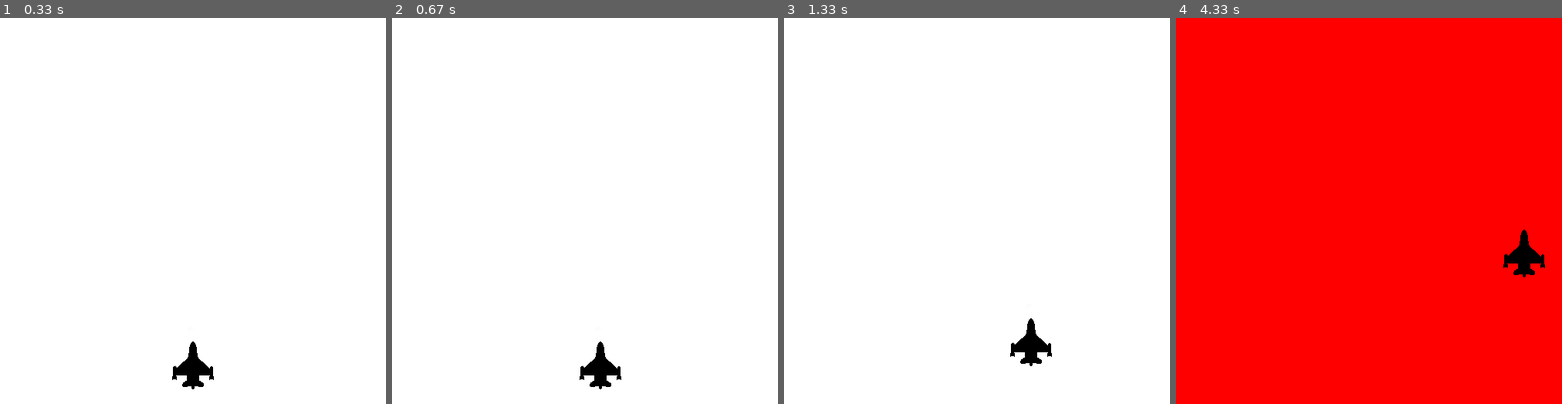
Above: before the commit, frames 1-4 (left to right).
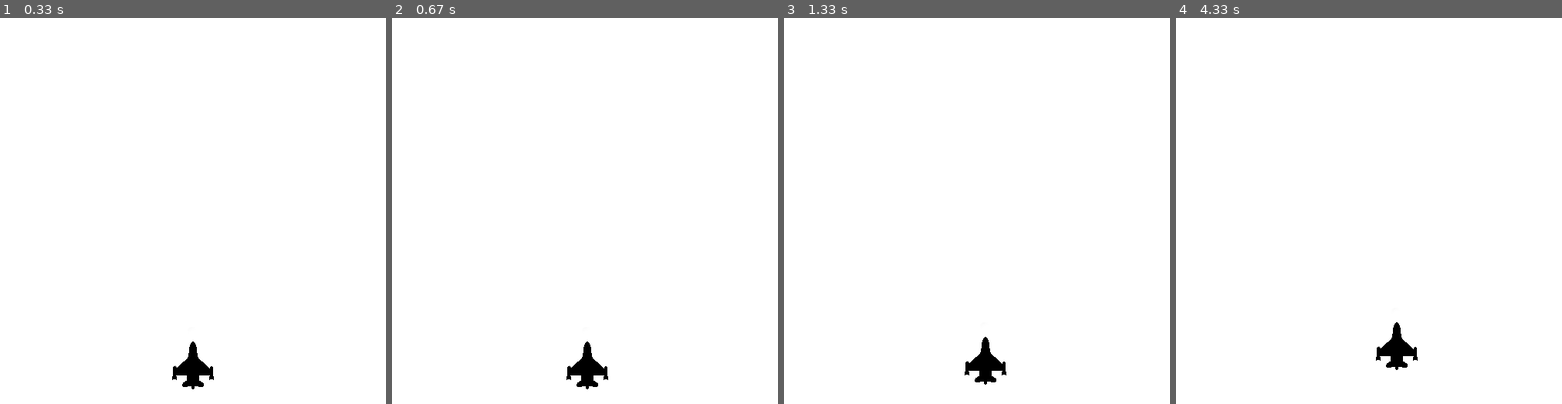
Above: after the commit, the same moments.

Repository: eunsu28/pygame_project
Game: pygame game, started from main.py
The game is run twice, just before and just after one commit, with the same random seed, the same clock (stepped at 60 frames per second) and the same inputs.
Inputs:
- Up to frame 1 (0.33 s): no input
- Up to frame 2 (0.67 s): hold D from 0.33 s (still down)
- Up to frame 3 (1.33 s): release D at 0.8 s; hold W 0.83-1.13 s; hold D from 1.17 s (still down)
- Up to frame 4 (4.33 s): release D at 1.63 s; hold A 1.67-2.2 s; hold S 2.23-2.53 s; hold A 2.57-2.97 s; hold W 3-3.37 s; hold D 3.4-4.03 s; hold S from 4.07 s (still down)

Frame 1 is identical in both runs. In frame 2, 0.7% of the frame differs, in the area x 45-60%, y 83-97%; in frame 3, 1.2%; in frame 4, 100%, in the area x 0-100%, y 0-100%.

Commit message:
looking good

Diff:
--- a/main.py
+++ b/main.py
@@ -27,28 +27,26 @@
             running == False
         if event.type == pygame.KEYDOWN:
             if event.key == pygame.K_a:
-                x -= 1
+                x -= 0.01
             elif event.key == pygame.K_d:
-                x += 1
+                x += 0.01
             elif event.key == pygame.K_s:
-                y += 1
+                y += 0.01
             elif event.key == pygame.K_w:
-                y -= 1
+                y -= 0.01
     #write your code
-    character_x += x
-    character_y += y
+    character_x += x * dt
+    character_y += y * dt
     DISPLAYSURF.fill(color)
     DISPLAYSURF.blit(character, (character_x, character_y))
 
-    if character_x > 400 or character_x < 0:
+    if character_x > 425 or character_x < -25:
         pygame.display.set_caption("GAME OVER")
         DISPLAYSURF.fill(red)
-        DISPLAYSURF.blit(character, (character_x, character_y))
         running = False
-    if character_y > 400 or character_y < 0:
+    if character_y > 425 or character_y < -25:
         pygame.display.set_caption("GAME OVER")
         DISPLAYSURF.fill(red)
-        DISPLAYSURF.blit(character, (character_x, character_y))
         running = False
 
     #
